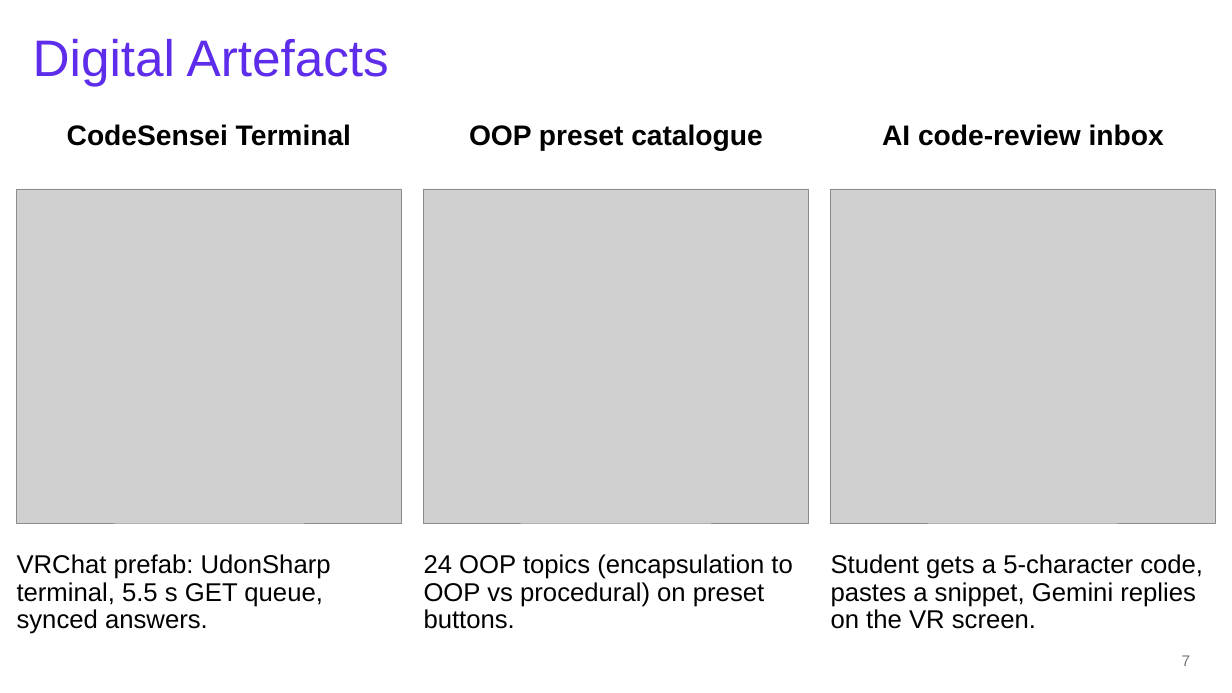
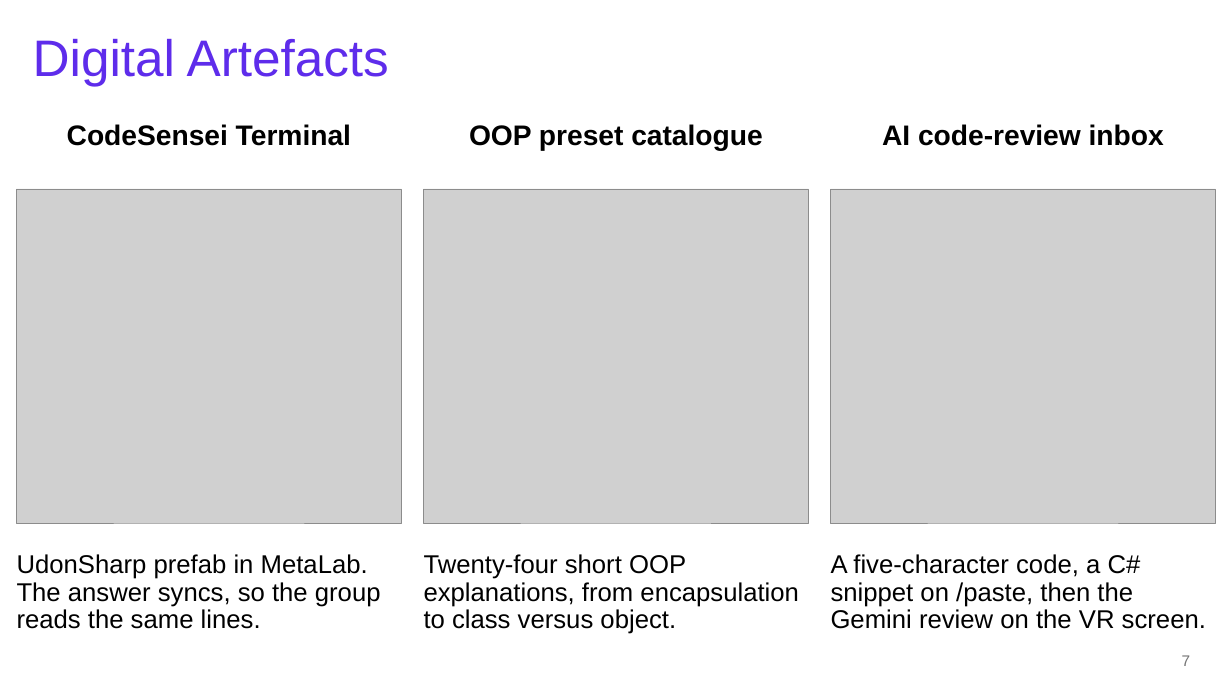
Before and after one commit to mamenkomarkus-creator/CodeSensei, a slide deck: slide 7 of presentation-materials/CodeSensei-NEXT-presentation.pptx. Drawn at 1232x693 pixels with LibreOffice and Linux fonts; fonts in the diff are those of the drawing; grey boxes stand for pictures; background and template pictures are left out. Boxes give left, top, right and bottom in pixels: in the first picture for what was removed or moved away, otherwise in the second. Text is boxed around its words. In the diff, an @@ line names an element or a change of style, - is before the commit and + after.

```diff
--- a/presentation-materials/CodeSensei-NEXT-presentation.pptx
+++ b/presentation-materials/CodeSensei-NEXT-presentation.pptx
@@ text at [17,554,381,629]: text changed @@
-VRChat prefab: UdonSharp terminal, 5.5 s GET queue, synced answers.
+UdonSharp prefab in MetaLab. The answer syncs, so the group reads the same lines.
@@ text at [424,554,799,634]: text changed @@
-24 OOP topics (encapsulation to OOP vs procedural) on preset buttons.
+Twenty-four short OOP explanations, from encapsulation to class versus object.
@@ text at [831,554,1206,629]: text changed @@
-Student gets a 5-character code, pastes a snippet, Gemini replies on the VR screen.
+A five-character code, a C# snippet on /paste, then the Gemini review on the VR screen.
```
Also in this commit, not shown: 4 other slides changed, 3 other files.
